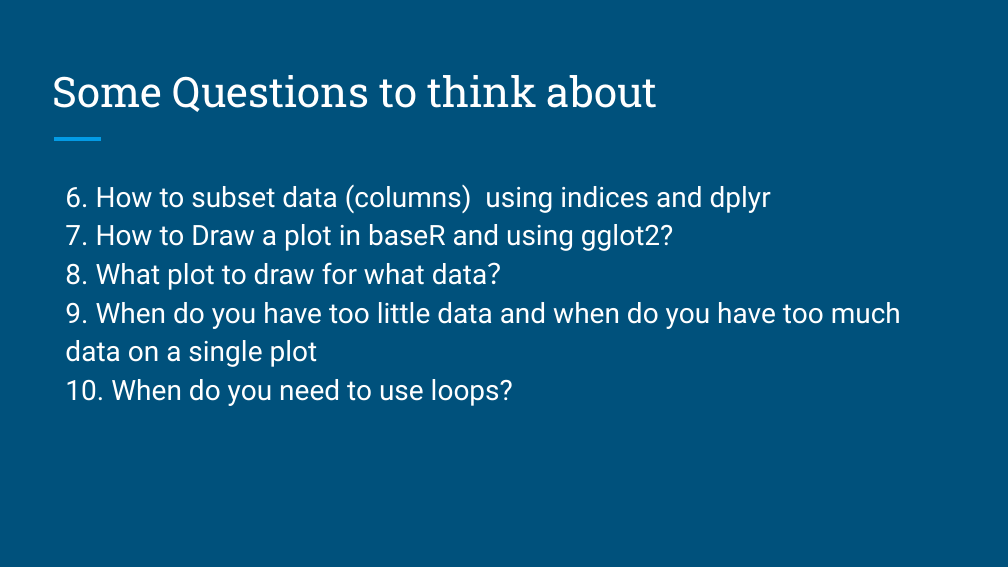
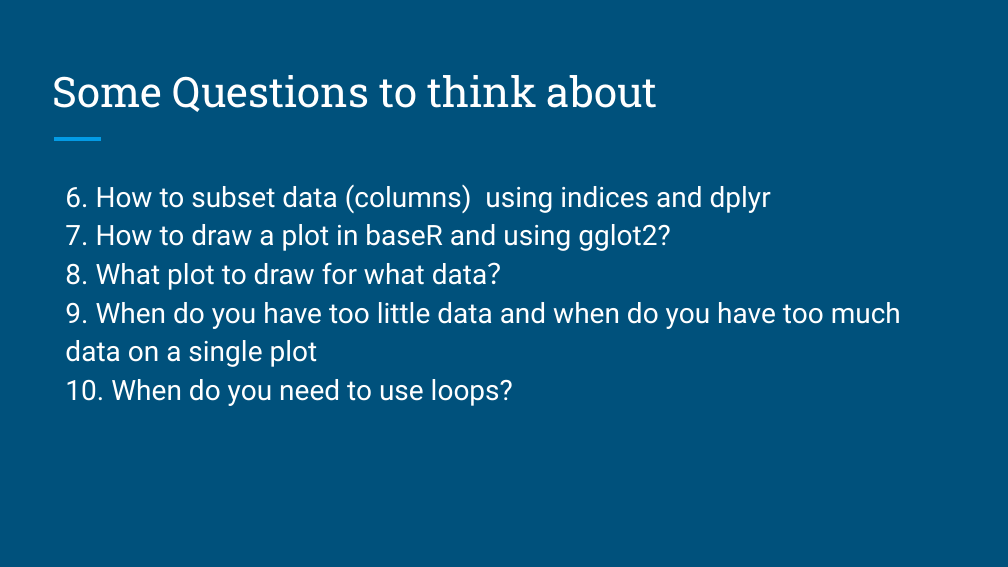
Before and after one commit to brandonyph/APB-Workshop-DataAnalyticsEssentials, a slide deck: slide 4 of Week6-Tidying-Data/W6-Tidying Data.pptx. Drawn at 1008x567 pixels with LibreOffice and Linux fonts; fonts in the diff are those of the drawing. Boxes give left, top, right and bottom in pixels: in the first picture for what was removed or moved away, otherwise in the second. Text is boxed around its words. In the diff, an @@ line names an element or a change of style, - is before the commit and + after.

```diff
--- a/Week6-Tidying-Data/W6-Tidying Data.pptx
+++ b/Week6-Tidying-Data/W6-Tidying Data.pptx
@@ text at bbox=[65, 224, 670, 251]: text changed @@
-7. How to Draw a plot in baseR and using gglot2?
+7. How to draw a plot in baseR and using gglot2?
```
Also in this commit, not shown: 7 other slides changed, 2 other files.
